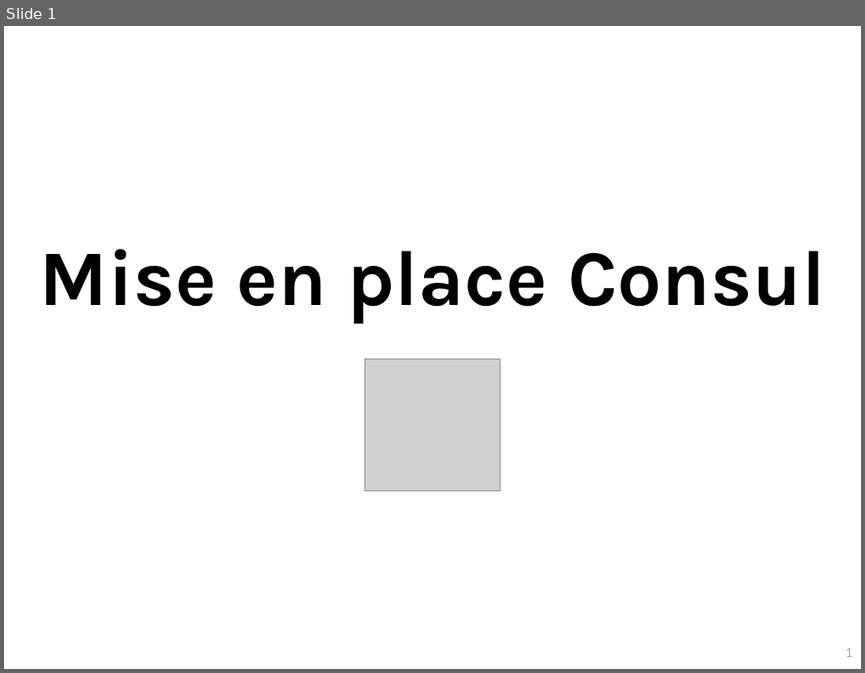
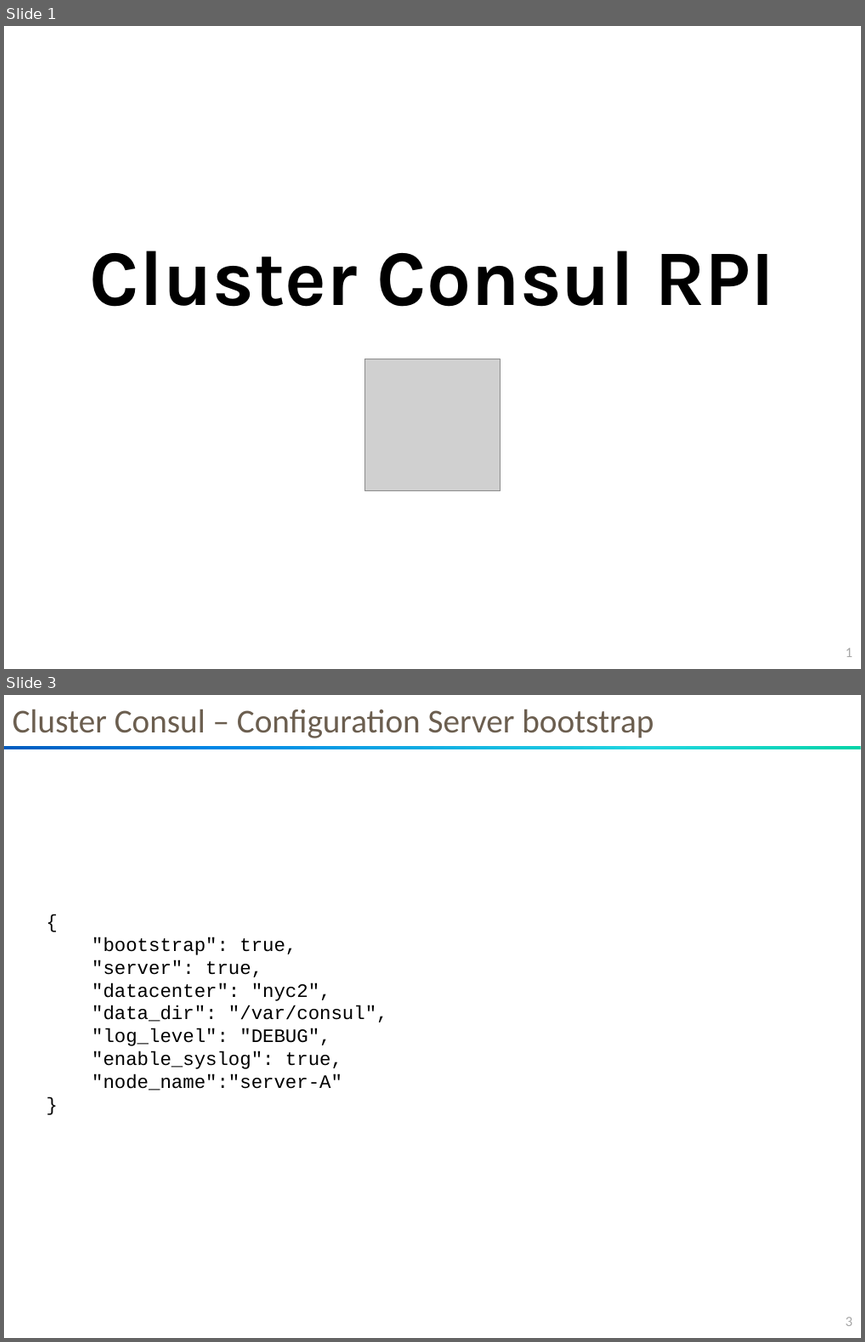
Before and after one commit to so-technology-watch/consul-poc, a slide deck: doc/setup/Cluster-Consul-v1.0.pptx. Shown one above the other, each under a label of ours: slide 1 before the commit, slides 1 and 3 after it; the slides between them are not shown. The pictures are 865x673 and 865x1342 pixels, drawn with LibreOffice and Linux fonts; fonts in the diff are those of the drawing; grey boxes stand for pictures. Boxes give left, top, right and bottom in pixels: in the first picture for what was removed or moved away, otherwise in the second. Text is boxed around its words. In the diff, an @@ line names an element or a change of style, - is before the commit and + after.

```diff
--- a/doc/setup/Cluster-Consul-v1.0.pptx
+++ b/doc/setup/Cluster-Consul-v1.0.pptx
@@ slide 3 added at bbox=[4, 695, 861, 1338], background #FFFFFF; not listed: 1 template element that a slide beside it also shows @@
@@ text added at bbox=[12, 709, 653, 738], 28 pt, text #6B5E4F @@
+Cluster Consul – Configuration Server bootstrap
@@ rectangle added at bbox=[4, 746, 861, 750], fill gradient #03D4A8 to #21D6E0 to #0087E6 to #005CBF @@
@@ text added at bbox=[92, 937, 388, 1090], 16 pt, text #000000 @@
+{
+"bootstrap": true,
+"server": true,
+"datacenter": "nyc2",
+"data_dir": "/var/consul",
+"log_level": "DEBUG",
+"enable_syslog": true,
+"node_name":"server-A"
+}
@@ slide 1 changed as well @@
@@ text at bbox=[90, 250, 774, 306]: text changed @@
-Mise en place Consul
+Cluster Consul RPI
```
Also in this commit, not shown: 3 other slides added, 7 slides removed, 1 other file.
